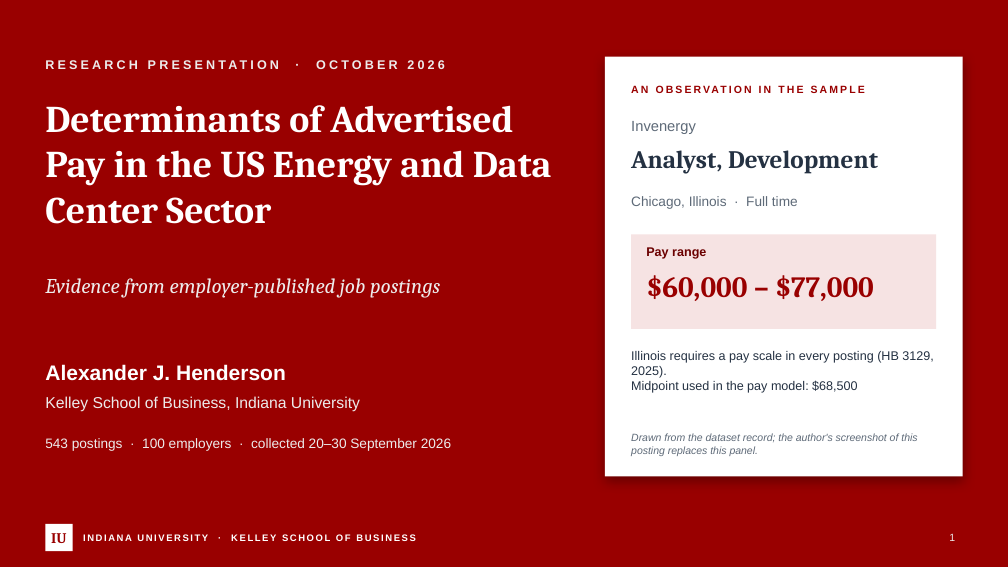
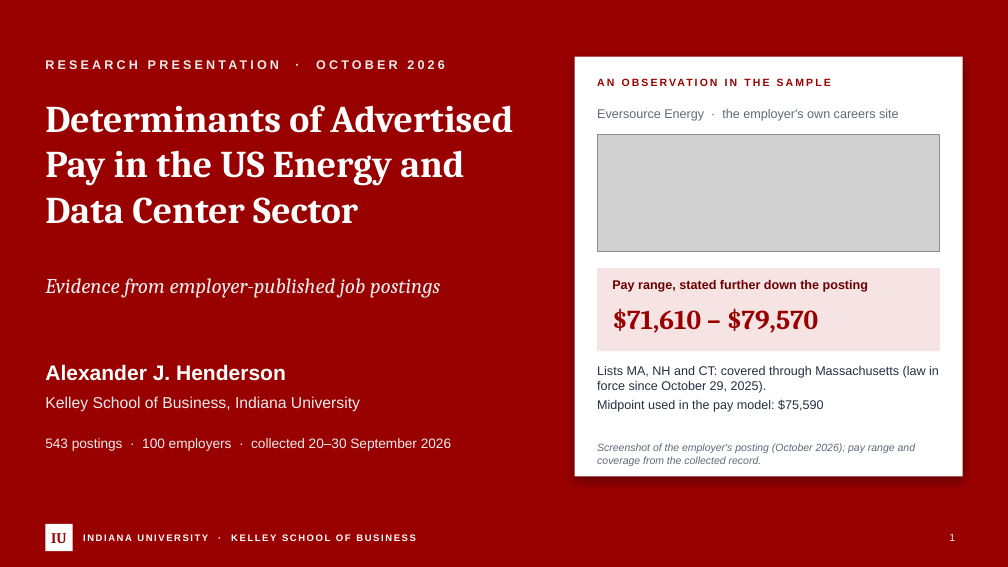
Before and after one commit to hendeal-cyber/Modern-Labor-Market-Data-Submission, a slide deck: slide 1 of paper/presentation_with_notes.pptx. Drawn at 1008x567 pixels with LibreOffice and Linux fonts; fonts in the diff are those of the drawing; grey boxes stand for pictures. Boxes give left, top, right and bottom in pixels: in the first picture for what was removed or moved away, otherwise in the second. Text is boxed around its words. In the diff, an @@ line names an element or a change of style, - is before the commit and + after.

```diff
--- a/paper/presentation_with_notes.pptx
+++ b/paper/presentation_with_notes.pptx
@@ rectangle: place and size @@
-rectangle at [605, 57, 963, 476]
+rectangle at [575, 57, 963, 476]
@@ text "AN OBSERVATION IN THE SAMPLE" rewrapped from [631, 83, 936, 106] to [597, 76, 940, 98] @@
@@ title "Determinants of Advertised Pay in ..." rewrapped from [45, 105, 552, 224] to [45, 105, 513, 224] @@
@@ text at [597, 109, 899, 121]: text changed; size 14 to 12 pt @@
-Invenergy
+Eversource Energy · the employer's own careers site
@@ picture added at [597, 135, 940, 252] @@
@@ text removed at [631, 150, 878, 174] @@
-Analyst, Development
@@ text removed at [631, 196, 798, 209] @@
-Chicago, Illinois · Full time
@@ rectangle: place and size @@
-rectangle at [631, 234, 936, 329]
+rectangle at [597, 268, 940, 352]
@@ text at [612, 280, 868, 292]: text changed @@
-Pay range
+Pay range, stated further down the posting
@@ text removed at [646, 275, 874, 301] @@
-$60,000 – $77,000
@@ text added at [612, 308, 818, 333], 26 pt, text #990000, bold @@
+$71,610 – $79,570
@@ text added at [597, 366, 939, 412], 12 pt, text #243142 @@
+Lists MA, NH and CT: covered through Massachusetts (law in force since October 29, 2025).
+Midpoint used in the pay model: $75,590
@@ text at [597, 443, 915, 466]: text changed; size 12 to 10 pt; text colour #243142 to #5E6A78; italic on @@
-Illinois requires a pay scale in every posting (HB 3129, 2025).
-Midpoint used in the pay model: $68,500
+Screenshot of the employer's posting (October 2026); pay range and coverage from the collected record.
@@ text "Screenshot of the employer's posting ..." at [597, 443, 915, 466]: vertical alignment top to bottom @@
@@ text removed at [631, 433, 917, 456] @@
-Drawn from the dataset record; the author's screenshot of this posting replaces this panel.
```
Also in this commit, not shown: 8 other files.
